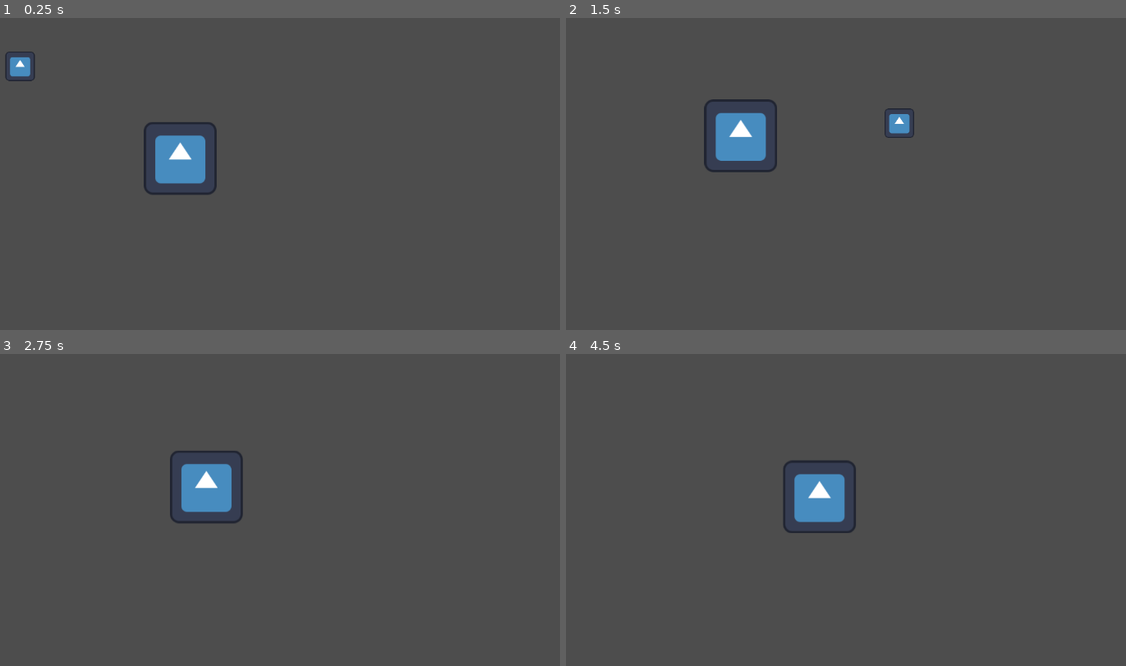
Above: before the commit, frames 1-4 (two rows, left to right).
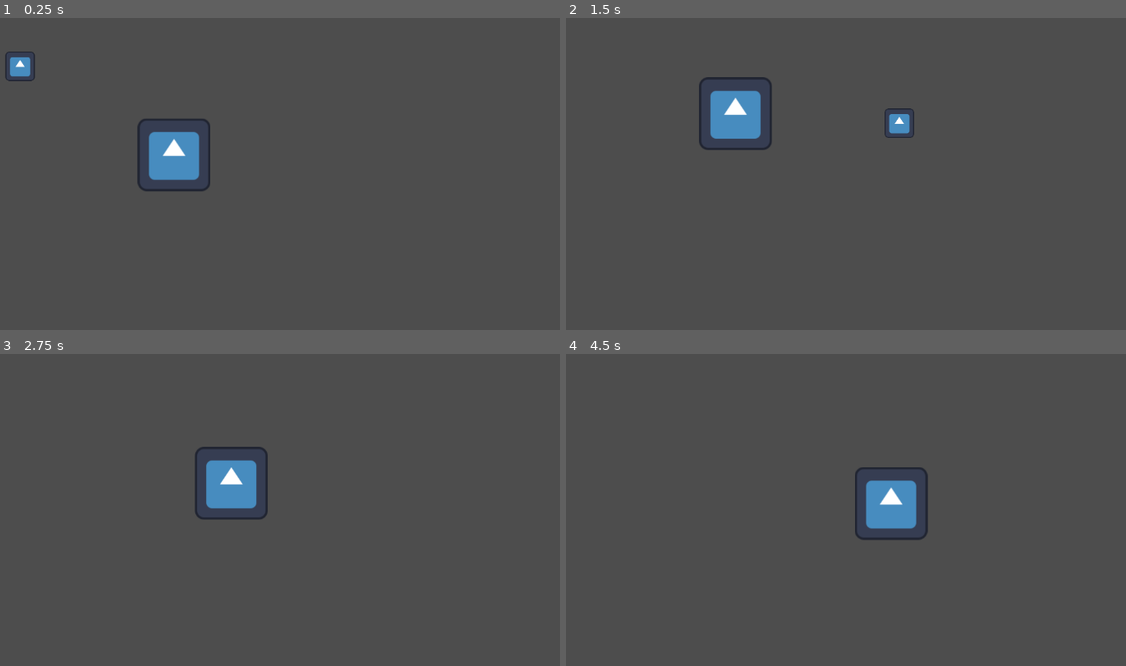
Above: after the commit, the same moments.

Repository: Ahzed11/LLNuxGameJam
Game: Godot game, scene res://scenes/main_level.tscn
Two runs of this game, one before a commit and one after it. Both use one fixed random seed, a clock stepped at 60 frames per second and the inputs below. The engine's default icon, where the game draws it, is replaced by a stand-in: a white triangle on a blue panel in a dark square.
Inputs:
- Up to frame 1 (0.25 s): no input
- Up to frame 2 (1.5 s): hold Right (ui_right) 0.53-1.28 s; hold Down (ui_down) from 1.28 s (still down)
- Up to frame 3 (2.75 s): release Down (ui_down) at 2.03 s; hold Right (ui_right) from 2.03 s (still down)
- Up to frame 4 (4.5 s): release Right (ui_right) at 2.78 s; hold Up (ui_up) 2.78-3.53 s; hold Left (ui_left) from 3.53 s (still down)

The runs differ from the first frame. In frame 1, 1.4% of the frame differs, in the area x 24-39%, y 32-57%; in frame 2, 2.2%; in frame 3, 2.2%; in frame 4, 3.6%, in the area x 38-65%, y 34-60%.

Commit message:
update ennemy

Diff:
--- a/scenes/ennemy/ennemy.gd
+++ b/scenes/ennemy/ennemy.gd
@@ -2,13 +2,31 @@
 
 
 const run_speed = 50.0
-var player
+
+@export var max_speed : float = 300
+@export var acceleration : float = 100
+@export var friction : float = 0.005
+
+var direction: Vector2
+
+@onready
+var MIN_SPEED_VECTOR := Vector2(-max_speed, -max_speed)
+@onready
+var MAX_SPEED_VECTOR := Vector2(max_speed, max_speed)
+@onready
+var player = get_node("%Player")
 
 func _ready():
-	player = get_node("%Player")
+	pass
 
 func _physics_process(delta):
 	velocity = Vector2.ZERO
-	if player:
-		velocity = position.direction_to(player.position).normalized() * run_speed
+	direction = position.direction_to(player.position)
+	print(direction)
+	if direction == Vector2.ZERO:
+		velocity = velocity.lerp(Vector2.ZERO, friction)
+	else:
+		velocity += direction * acceleration
+
+	velocity = velocity.clamp(MIN_SPEED_VECTOR, MAX_SPEED_VECTOR)
 	move_and_slide()
